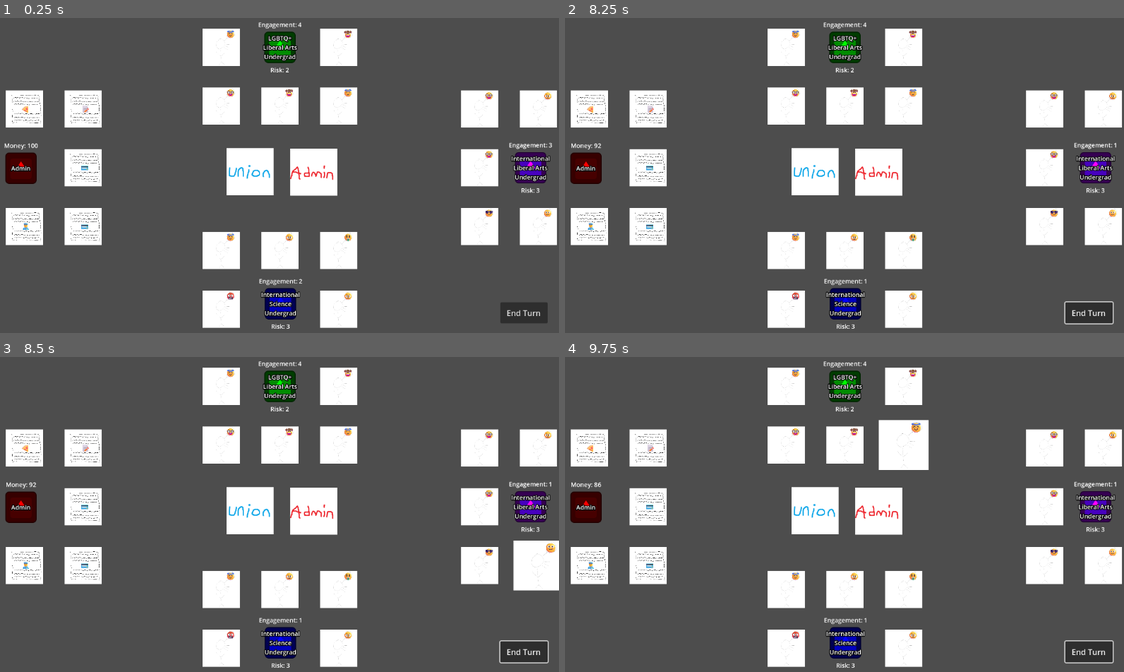
Above: before the commit, frames 1-4 (two rows, left to right).
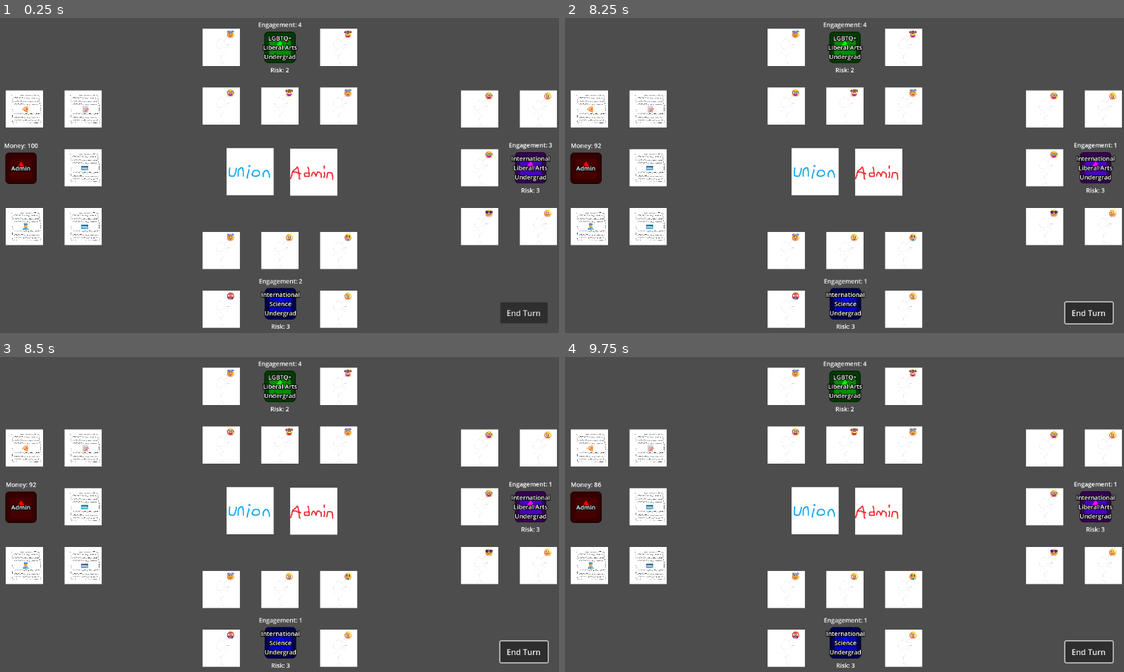
Above: after the commit, the same moments.

Repository: AX-I/Union-Battle
Game: Godot game, scene res://Scenes/strike_scene.tscn
Same seed, same stepped clock (60 frames per second), same inputs: the game is played once before the commit and once after it. This scene is started directly instead of the project's main scene. The engine's default icon, where the game draws it, is replaced by a stand-in: a white triangle on a blue panel in a dark square.
Inputs (mouse positions are in pixels of both pictures, inside the frame that each line leads up to):
- Up to frame 1 (0.25 s): no input
- Up to frame 2 (8.25 s): click (816, 172) at 0.5 s; click (878, 172) at 1.25 s; click "End Turn" at 2 s; click (816, 172) at 2.75 s; click (878, 172) at 3.5 s; click "End Turn" at 4.25 s; click (816, 172) at 5 s; click (878, 172) at 5.75 s; click "End Turn" at 6.5 s; tap Enter at 7.25 s; drag from (1101, 225) to (905, 46) at 7.27 s; tap Space at 8 s; drag from (905, 46) to (1101, 225) at 8.02 s
- Up to frame 3 (8.5 s): no input
- Up to frame 4 (9.75 s): tap Enter at 8.75 s; move the mouse to (844, 590) at 8.77 s; click (844, 590) at 8.92 s; tap Space at 9.5 s; drag from (905, 445) to (844, 590) at 9.52 s

Frames 1-2 are identical in both runs. In frame 3, 0.6% of the frame differs, in the area x 91-100%, y 58-75%; in frame 4, 0.7%, in the area x 56-66%, y 19-36%.

Commit message:
Restrict card drag/hover to ID

Diff:
--- a/union-battle/Scripts/strike_scene_scripts/card.gd
+++ b/union-battle/Scripts/strike_scene_scripts/card.gd
@@ -53,7 +53,8 @@
 
 		# If the mouse event is left mouse button then deal with it
 		if event.button_index == MOUSE_BUTTON_LEFT:
-
+			if Globals.curr_turn != Globals.MY_ID:
+				return
 			# Checking if the object is picked up or not
 			if event.is_pressed() and Globals.picked_up_name != "":
 				Globals.picked_up 	   = true
@@ -73,7 +74,8 @@
 func _process(_delta: float) -> void:
 
 	# Checking if the cards are being interacted with in the right turn order
-	if Globals.curr_turn == _player_id:
+	if (Globals.curr_turn == _player_id and
+		Globals.curr_turn == Globals.MY_ID):
 
 		# If the card is picked up then move it by its calculated offset
 		if Globals.picked_up and Globals.picked_up_name == self.name:
@@ -132,7 +134,7 @@
 func _on_mouse_entered() -> void:
 
 	# Only consider if the card belongs to the player
-	if Globals.curr_turn == _player_id:
+	if Globals.MY_ID == _player_id:
 
 		# We only want to do starting pickup changes if the item is not picked up
 		if not Globals.picked_up:
@@ -145,7 +147,7 @@
 func _on_mouse_exited() -> void:
 
 	# Only consider if the card belongs to the player
-	if Globals.curr_turn == _player_id:
+	if Globals.MY_ID == _player_id:
 
 		# If we haven't dropped the item yet then amend this
 		if Globals.picked_up and Globals.picked_up_name == self.name:
